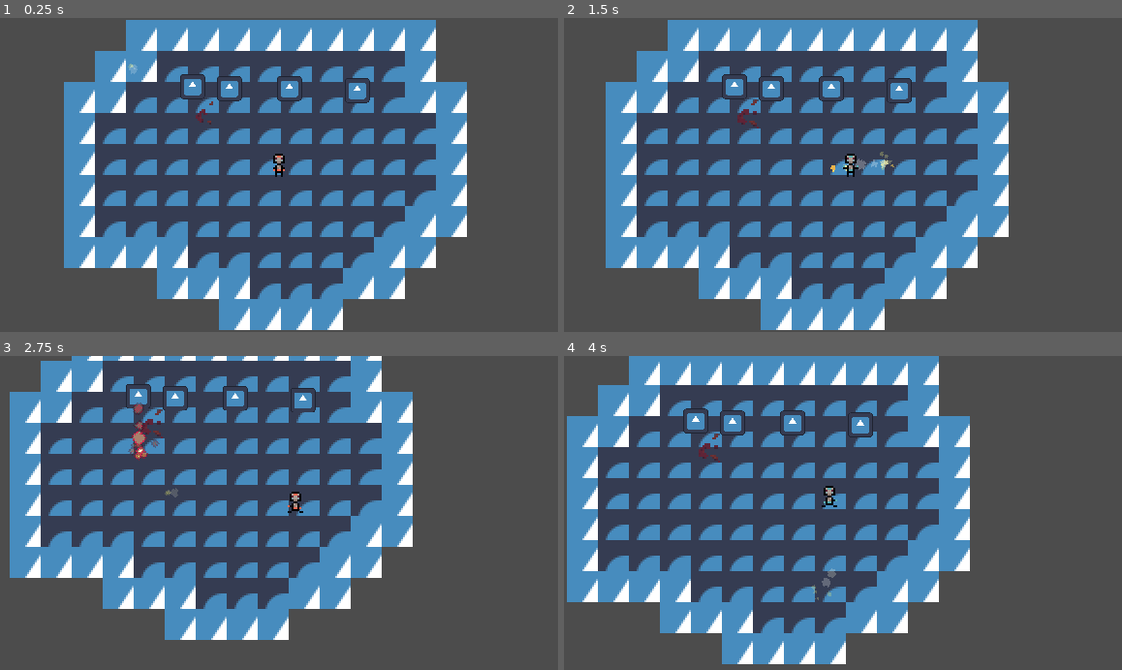
Above: before the commit, frames 1-4 (two rows, left to right).
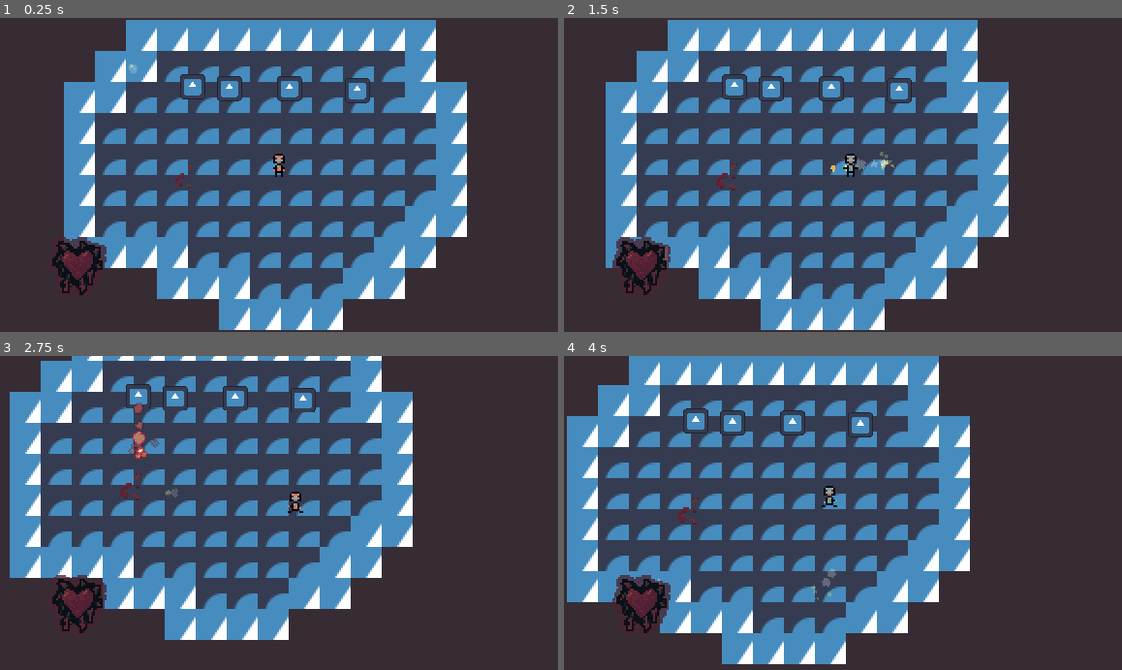
Above: after the commit, the same moments.

Repository: OlliO6/Granted-Wish
Game: Godot game, scene res://content/main.tscn
Two runs of this game, one before a commit and one after it. Both use one fixed random seed, a clock stepped at 60 frames per second and the inputs below. The engine's default icon, where the game draws it, is replaced by a stand-in: a white triangle on a blue panel in a dark square.
Inputs (mouse positions are in pixels of both pictures, inside the frame that each line leads up to):
- Up to frame 1 (0.25 s): no input
- Up to frame 2 (1.5 s): tap Enter at 0.5 s; move the mouse to (965, 159) at 0.52 s; press the mouse at (965, 159) at 0.53 s; hold D (move_right) 0.53-1.28 s; move the mouse to (731, 190) at 1.27 s; release the mouse at (731, 190) at 1.28 s; hold S (move_down) from 1.28 s (still down); tap Mouse wheel down (next_spell) at 1.35 s
- Up to frame 3 (2.75 s): move the mouse to (334, 443) at 2.02 s; release S (move_down) at 2.03 s; hold D (move_right) from 2.03 s (still down); hold Mouse wheel up (previous_spell) from 2.03 s (still down)
- Up to frame 4 (4 s): move the mouse to (815, 575) at 2.77 s; release D (move_right) at 2.78 s; release Mouse wheel up (previous_spell) at 2.78 s; hold W (move_up) 2.78-3.53 s; click (815, 575) at 2.85 s; move the mouse to (1010, 560) at 3.52 s; hold A (move_left) from 3.53 s (still down); hold Mouse wheel down (next_spell) from 3.53 s (still down)

The runs differ from the first frame. In frame 1, 40% of the frame differs, in the area x 0-100%, y 0-100%; in frame 2, 41%; in frame 3, 45%; in frame 4, 41%.

Commit message:
Improve health display feedback

Diff:
--- a/components/fighting/health.gd
+++ b/components/fighting/health.gd
@@ -7,16 +7,24 @@
 signal took_damage(amount: int)
 
 @export var max_health: int = 10
+@export var cap_to_max: bool
 
 var health: int:
 	set(v):
 		if is_dead:
 			return
+
 		health_changing.emit(health, v)
 		health = v
+
 		if health <= 0:
 			die()
+		elif cap_to_max and health > max_health:
+			health = max_health
+
 		health_changed.emit(health)
+	get:
+		return max(0, health)
 
 func _ready() -> void:
 	health = max_health
@@ -35,6 +43,10 @@
 	health = amount
 	healed.emit(amount)
 
+# returns 1 if full live and 0 if dead
+func get_ratio() -> float:
+	return float(health) / float(max_health)
+
 func _on_died() -> void:
 	health = 0
 
--- a/content/entities/spells/fire/fire_spell.tscn
+++ b/content/entities/spells/fire/fire_spell.tscn
@@ -329,7 +329,6 @@
 
 [node name="DamageDealer" type="Node2D" parent="." node_paths=PackedStringArray("killable")]
 script = ExtResource("1_pehbd")
-damage = 10
 knockback = ExtResource("2_nrrx3")
 killable = NodePath("../Killable")
 
--- a/content/game/game.gd
+++ b/content/game/game.gd
@@ -2,11 +2,15 @@
 extends Node2D
 
 @export var blood_viewport: SubViewport
-@export var player: Player
+
+func _init() -> void:
+	Globals.game = self
 
 func _ready() -> void:
-	Globals.game = self
 	clear_blood()
+
+func get_player() -> Player:
+	return get_node("%Player")
 
 func clear_blood() -> void:
 	blood_viewport.render_target_clear_mode = SubViewport.CLEAR_MODE_ONCE
--- a/content/main.tscn
+++ b/content/main.tscn
@@ -10,6 +10,7 @@
 [ext_resource type="Shader" path="res://vfx/blood_effect/blood_container.gdshader" id="7_o2qfo"]
 [ext_resource type="Script" path="res://components/spawner.gd" id="7_ofaj6"]
 [ext_resource type="PackedScene" uid="uid://btv6lbk0s7oeo" path="res://content/entities/spells/fire/fire_spell_enemy.tscn" id="8_xv0h7"]
+[ext_resource type="PackedScene" uid="uid://fkjb4cs11d3n" path="res://ui/ingame_ui/ingame_ui.tscn" id="11_thb3f"]
 
 [sub_resource type="Environment" id="Environment_srm4m"]
 background_mode = 3
@@ -56,7 +57,7 @@
 shader_parameter/spec_intensity = Color(1000, 1000, 1000, 1000)
 
 [sub_resource type="ViewportTexture" id="ViewportTexture_2v0d8"]
-viewport_path = NodePath("Sprite2D/BloodViewport")
+viewport_path = NodePath("BloodLayer/BloodViewport")
 
 [sub_resource type="Gradient" id="Gradient_5p7cw"]
 interpolation_mode = 1
@@ -98,16 +99,16 @@
 color_initial_ramp = SubResource("GradientTexture1D_8sfy7")
 anim_offset_max = 1.0
 
-[node name="Main" type="Node2D" node_paths=PackedStringArray("blood_viewport", "player")]
+[node name="Main" type="Node2D" node_paths=PackedStringArray("blood_viewport")]
 y_sort_enabled = true
 script = ExtResource("1_q6t38")
-blood_viewport = NodePath("Sprite2D/BloodViewport")
-player = NodePath("Player")
+blood_viewport = NodePath("BloodLayer/BloodViewport")
 
 [node name="WorldEnvironment" type="WorldEnvironment" parent="."]
 environment = SubResource("Environment_srm4m")
 
 [node name="Player" parent="." instance=ExtResource("1_v2y50")]
+unique_name_in_owner = true
 position = Vector2(143, 80)
 
 [node name="Camera2D" type="Camera2D" parent="Player"]
@@ -161,26 +162,31 @@
 position = Vector2(107, 48)
 texture = SubResource("GradientTexture2D_qnxt6")
 
-[node name="Sprite2D" type="Sprite2D" parent="."]
+[node name="BloodLayer" type="Sprite2D" parent="."]
 z_index = -1
 material = SubResource("ShaderMaterial_06tm4")
+position = Vector2(-11, 33)
 texture = SubResource("ViewportTexture_2v0d8")
 centered = false
 
-[node name="BloodViewport" type="SubViewport" parent="Sprite2D"]
+[node name="BloodViewport" type="SubViewport" parent="BloodLayer"]
 own_world_3d = true
 transparent_bg = true
 handle_input_locally = false
 size = Vector2i(288, 162)
 render_target_clear_mode = 1
 
-[node name="BloodEffect" parent="Sprite2D/BloodViewport" instance=ExtResource("5_8p0uu")]
+[node name="BloodEffect" parent="BloodLayer/BloodViewport" instance=ExtResource("5_8p0uu")]
 position = Vector2(100, 50)
 
-[node name="GPUParticles2D" parent="Sprite2D/BloodViewport/BloodEffect" index="0"]
+[node name="GPUParticles2D" parent="BloodLayer/BloodViewport/BloodEffect" index="0"]
 process_material = SubResource("ParticleProcessMaterial_t0pgi")
+
+[node name="CanvasLayer" type="CanvasLayer" parent="."]
+
+[node name="IngameUI" parent="CanvasLayer" instance=ExtResource("11_thb3f")]
 
 [connection signal="timeout" from="Crate/Spawner/Timer" to="Crate/Spawner" method="spawn"]
 
 [editable path="Crate"]
-[editable path="Sprite2D/BloodViewport/BloodEffect"]
+[editable path="BloodLayer/BloodViewport/BloodEffect"]
--- a/player/player.gd
+++ b/player/player.gd
@@ -63,7 +63,7 @@
 	sm.switch_state(spell_casted_stun_state)
 
 func _on_damage_taken(amount: int, dealer: DamageDealer) -> void:
-	pass
+	Events.player_damaged.emit(amount, dealer)
 
 func _on_knockback_started() -> void:
 	sm.switch_state(knockback_state)
--- a/player/player.tscn
+++ b/player/player.tscn
@@ -110,6 +110,56 @@
 "speed": 5.0
 }]
 
+[sub_resource type="Animation" id="Animation_u2a6a"]
+length = 0.001
+tracks/0/type = "value"
+tracks/0/imported = false
+tracks/0/enabled = true
+tracks/0/path = NodePath("AnimatedSprite2D:rotation")
+tracks/0/interp = 1
+tracks/0/loop_wrap = true
+tracks/0/keys = {
+"times": PackedFloat32Array(0),
+"transitions": PackedFloat32Array(1),
+"update": 0,
+"values": [0.0]
+}
+
+[sub_resource type="Animation" id="Animation_ly0ov"]
+resource_name = "die"
+tracks/0/type = "method"
+tracks/0/imported = false
+tracks/0/enabled = true
+tracks/0/path = NodePath("AnimatedSprite2D")
+tracks/0/interp = 1
+tracks/0/loop_wrap = true
+tracks/0/keys = {
+"times": PackedFloat32Array(0),
+"transitions": PackedFloat32Array(1),
+"values": [{
+"args": [&"damage", 1.0, false],
+"method": &"play"
+}]
+}
+tracks/1/type = "value"
+tracks/1/imported = false
+tracks/1/enabled = true
+tracks/1/path = NodePath("AnimatedSprite2D:rotation")
+tracks/1/interp = 1
+tracks/1/loop_wrap = true
+tracks/1/keys = {
+"times": PackedFloat32Array(0, 0.2, 1),
+"transitions": PackedFloat32Array(1.7411, -2, 1),
+"update": 0,
+"values": [0.0, -0.349066, 1.5708]
+}
+
+[sub_resource type="AnimationLibrary" id="AnimationLibrary_2byns"]
+_data = {
+"RESET": SubResource("Animation_u2a6a"),
+"die": SubResource("Animation_ly0ov")
+}
+
 [sub_resource type="AudioStreamRandomizer" id="AudioStreamRandomizer_v37cn"]
 streams_count = 1
 stream_0/stream = ExtResource("10_vi8ss")
@@ -144,6 +194,7 @@
 
 [node name="Health" type="Node" parent="."]
 script = ExtResource("2_blm1e")
+max_health = 100
 
 [node name="Knockback" type="Node2D" parent="."]
 script = ExtResource("6_bqetv")
@@ -158,9 +209,14 @@
 
 [node name="AnimatedSprite2D" type="AnimatedSprite2D" parent="."]
 material = SubResource("ShaderMaterial_1dcy7")
-position = Vector2(0, -7)
 sprite_frames = SubResource("SpriteFrames_0sax3")
 animation = &"magic"
+offset = Vector2(0, -7)
+
+[node name="AnimationPlayer" type="AnimationPlayer" parent="."]
+libraries = {
+"": SubResource("AnimationLibrary_2byns")
+}
 
 [node name="SpellCaster" type="Node2D" parent="."]
 position = Vector2(0, -4)
@@ -187,6 +243,7 @@
 [connection signal="invis_time_ended" from="DamageReceiver" to="." method="_on_invis_time_ended"]
 [connection signal="took_damage" from="DamageReceiver" to="HurtAudioPlayer2D" method="play"]
 [connection signal="died" from="Health" to="." method="_on_died"]
+[connection signal="died" from="Health" to="AnimationPlayer" method="play" binds= ["die"]]
 [connection signal="health_changed" from="Health" to="." method="_on_health_changed"]
 [connection signal="knockback_ended" from="Knockback" to="." method="_on_knockback_ended"]
 [connection signal="knockback_started" from="Knockback" to="." method="_on_knockback_started"]
--- a/project.godot
+++ b/project.godot
@@ -83,3 +83,4 @@
 
 textures/canvas_textures/default_texture_filter=0
 renderer/rendering_method="mobile"
+environment/defaults/default_clear_color=Color(0.219608, 0.176471, 0.207843, 1)
--- a/singletons/events.gd
+++ b/singletons/events.gd
@@ -1,6 +1,7 @@
 extends Node
 
 signal player_health_changed(health: int)
+signal player_damaged(damage: int, dealer: DamageDealer)
 signal player_died
 
 signal something_died(died: Node, killable: Killable)
--- /dev/null
+++ b/ui/ingame_ui/health_bar.gd
@@ -0,0 +1,19 @@
+class_name HealthBar
+extends TextureProgressBar
+
+@export var shake_amp_over_health: Curve
+
+@onready var particles: GPUParticles2D = get_node("%GPUParticles2D")
+
+func _ready() -> void:
+	shake_amp_over_health.bake()
+	Events.player_damaged.connect(_on_player_damaged)
+
+func health_progress_changed(progress: float) -> void:
+	material.set("shader_parameter/amplitude", shake_amp_over_health.sample_baked(progress))
+
+func _on_player_damaged(amount: int, _dealer: DamageDealer) -> void:
+	particles.amount = amount
+	particles.restart()
+	var tween := create_tween()
+	tween.tween_property(material, "shader_parameter/amplitude_2", 0.0, 0.6).from(2)
--- /dev/null
+++ b/ui/ingame_ui/health_bar.gdshader
@@ -0,0 +1,14 @@
+shader_type canvas_item;
+
+uniform float amplitude = 1;
+uniform float speed = 100;
+uniform float amp_sine_speed = 10;
+uniform float amplitude_2 = 0;
+
+void vertex() {
+	float amp = (sin(TIME * amp_sine_speed) + 1.0) * 0.5;
+	amp *= amplitude;
+	float offset = sin(TIME * speed) * amp;
+	offset += sin(TIME * speed) * amplitude_2;
+	VERTEX = VERTEX + vec2(offset, 0);
+}
--- /dev/null
+++ b/ui/ingame_ui/health_bar.tscn
@@ -0,0 +1,110 @@
+[gd_scene load_steps=16 format=3 uid="uid://bfiuv8ahbyid"]
+
+[ext_resource type="Shader" path="res://ui/ingame_ui/health_bar.gdshader" id="1_8h3ij"]
+[ext_resource type="Texture2D" uid="uid://22fijexy4d06" path="res://ui/ingame_ui/empty_heart.png" id="2_8rxnp"]
+[ext_resource type="Texture2D" uid="uid://bdmeyo00v2s1w" path="res://ui/ingame_ui/full_heart.png" id="3_7x7tj"]
+[ext_resource type="Script" path="res://ui/ingame_ui/health_bar.gd" id="4_mhxa2"]
+[ext_resource type="Texture2D" uid="uid://3ko6dglu7234" path="res://vfx/particle_sheet.png" id="5_mwaki"]
+
+[sub_resource type="ShaderMaterial" id="ShaderMaterial_63dt3"]
+shader = ExtResource("1_8h3ij")
+shader_parameter/amplitude = 0.0
+shader_parameter/speed = 75.0
+shader_parameter/amp_sine_speed = 5.0
+shader_parameter/amplitude_2 = 0.0
+
+[sub_resource type="Curve" id="Curve_ukhi1"]
+max_value = 3.0
+_data = [Vector2(0, 2.50466), 0.0, -0.0680328, 0, 0, Vector2(0.249438, 1.08467), 0.0, 0.0, 0, 0, Vector2(0.748315, 0), 0.0, 0.0, 0, 0, Vector2(1, 0), 0.0915081, 0.0, 0, 0]
+point_count = 4
+
+[sub_resource type="CanvasItemMaterial" id="CanvasItemMaterial_7e7ka"]
+particles_animation = true
+particles_anim_h_frames = 2
+particles_anim_v_frames = 2
+particles_anim_loop = false
+
+[sub_resource type="Curve" id="Curve_tw3g2"]
+_data = [Vector2(0, 0), 0.0, 0.0, 0, 0, Vector2(1e-05, 0), 0.0, 0.0, 0, 0, Vector2(0.540741, 0.993874), 0.0, 0.0, 0, 0, Vector2(1, 1), 0.0, 0.0, 0, 0]
+point_count = 4
+
+[sub_resource type="CurveTexture" id="CurveTexture_oxpb4"]
+curve = SubResource("Curve_tw3g2")
+
+[sub_resource type="Curve" id="Curve_jki61"]
+_data = [Vector2(0, 0.00754011), 0.0, 0.0, 0, 0, Vector2(0.345679, 1), 0.0, 0.0, 0, 0, Vector2(1, 0), -3.6422, 0.0, 0, 0]
+point_count = 3
+
+[sub_resource type="Curve" id="Curve_n4sr8"]
+_data = [Vector2(0, 0), 0.0, 0.0, 0, 0, Vector2(0.234568, 1), 0.0, 0.0, 0, 0, Vector2(0.693827, 1), 0.0, 0.0, 0, 0, Vector2(1, 0), -2.71828, 0.0, 0, 0]
+point_count = 4
+
+[sub_resource type="Curve" id="Curve_u4ppi"]
+_data = [Vector2(0, 1), 0.0, 0.0, 0, 0, Vector2(1, 0), -2.08353, 0.0, 0, 0]
+point_count = 2
+
+[sub_resource type="CurveXYZTexture" id="CurveXYZTexture_dki58"]
+curve_x = SubResource("Curve_jki61")
+curve_y = SubResource("Curve_n4sr8")
+curve_z = SubResource("Curve_u4ppi")
+
+[sub_resource type="ParticleProcessMaterial" id="ParticleProcessMaterial_tqmtv"]
+lifetime_randomness = 0.5
+particle_flag_align_y = true
+particle_flag_disable_z = true
+emission_shape = 6
+emission_ring_axis = Vector3(0, 0, 1)
+emission_ring_height = 1.0
+emission_ring_radius = 12.0
+emission_ring_inner_radius = 6.0
+spread = 180.0
+flatness = 0.801
+radial_velocity_min = 35.0
+radial_velocity_max = 70.0
+gravity = Vector3(0, 98, 0)
+scale_curve = SubResource("CurveXYZTexture_dki58")
+alpha_curve = SubResource("CurveTexture_oxpb4")
+hue_variation_min = -0.03
+anim_offset_max = 1.0
+
+[node name="HealthBar" type="TextureProgressBar"]
+material = SubResource("ShaderMaterial_63dt3")
+anchors_preset = 2
+anchor_top = 1.0
+anchor_bottom = 1.0
+offset_left = 32.0
+offset_top = -48.0
+offset_right = 64.0
+offset_bottom = -16.0
+grow_vertical = 0
+mouse_filter = 2
+max_value = 32.0
+fill_mode = 3
+texture_under = ExtResource("2_8rxnp")
+texture_progress = ExtResource("3_7x7tj")
+script = ExtResource("4_mhxa2")
+shake_amp_over_health = SubResource("Curve_ukhi1")
+
+[node name="CenterContainer" type="CenterContainer" parent="."]
+layout_mode = 1
+anchors_preset = 15
+anchor_right = 1.0
+anchor_bottom = 1.0
+grow_horizontal = 2
+grow_vertical = 2
+
+[node name="Control" type="Control" parent="CenterContainer"]
+layout_mode = 2
+
+[node name="GPUParticles2D" type="GPUParticles2D" parent="CenterContainer/Control"]
+unique_name_in_owner = true
+modulate = Color(0.380392, 0.14902, 0.219608, 1)
+material = SubResource("CanvasItemMaterial_7e7ka")
+emitting = false
+amount = 32
+process_material = SubResource("ParticleProcessMaterial_tqmtv")
+texture = ExtResource("5_mwaki")
+lifetime = 0.5
+one_shot = true
+explosiveness = 0.83
+randomness = 1.0
--- /dev/null
+++ b/ui/ingame_ui/ingame_ui.gd
@@ -0,0 +1,16 @@
+extends Control
+
+signal health_progress_changed(progress: float)
+
+@onready var health_bar: HealthBar = get_node("%HealthBar")
+
+func _enter_tree() -> void:
+	Events.player_health_changed.connect(_on_player_health_changed, CONNECT_DEFERRED)
+
+func _on_player_health_changed(_health: int) -> void:
+	var progress := Globals.game.get_player().health_component.get_ratio()
+	_set_health_progress(progress)
+
+func _set_health_progress(progress: float) -> void:
+	health_bar.value = ceil(progress * health_bar.max_value)
+	health_bar.health_progress_changed(progress)
--- /dev/null
+++ b/ui/ingame_ui/ingame_ui.tscn
@@ -0,0 +1,22 @@
+[gd_scene load_steps=3 format=3 uid="uid://fkjb4cs11d3n"]
+
+[ext_resource type="Script" path="res://ui/ingame_ui/ingame_ui.gd" id="1_jiyye"]
+[ext_resource type="PackedScene" uid="uid://bfiuv8ahbyid" path="res://ui/ingame_ui/health_bar.tscn" id="2_t2jre"]
+
+[node name="IngameUI" type="Control"]
+layout_mode = 3
+anchors_preset = 15
+anchor_right = 1.0
+anchor_bottom = 1.0
+grow_horizontal = 2
+grow_vertical = 2
+mouse_filter = 2
+script = ExtResource("1_jiyye")
+
+[node name="HealthBar" parent="." instance=ExtResource("2_t2jre")]
+unique_name_in_owner = true
+layout_mode = 1
+offset_left = 24.0
+offset_top = -49.0
+offset_right = 56.0
+offset_bottom = -17.0
Not shown: 1 places in content/main.tscn that only renumber resources
Not shown: 1 places in player/player.tscn that only renumber resources
Binary file added: ui/ingame_ui/empty_heart.png
Not shown, added: ui/ingame_ui/empty_heart.png.import
Binary file added: ui/ingame_ui/full_heart.png
Not shown, added: ui/ingame_ui/full_heart.png.import
